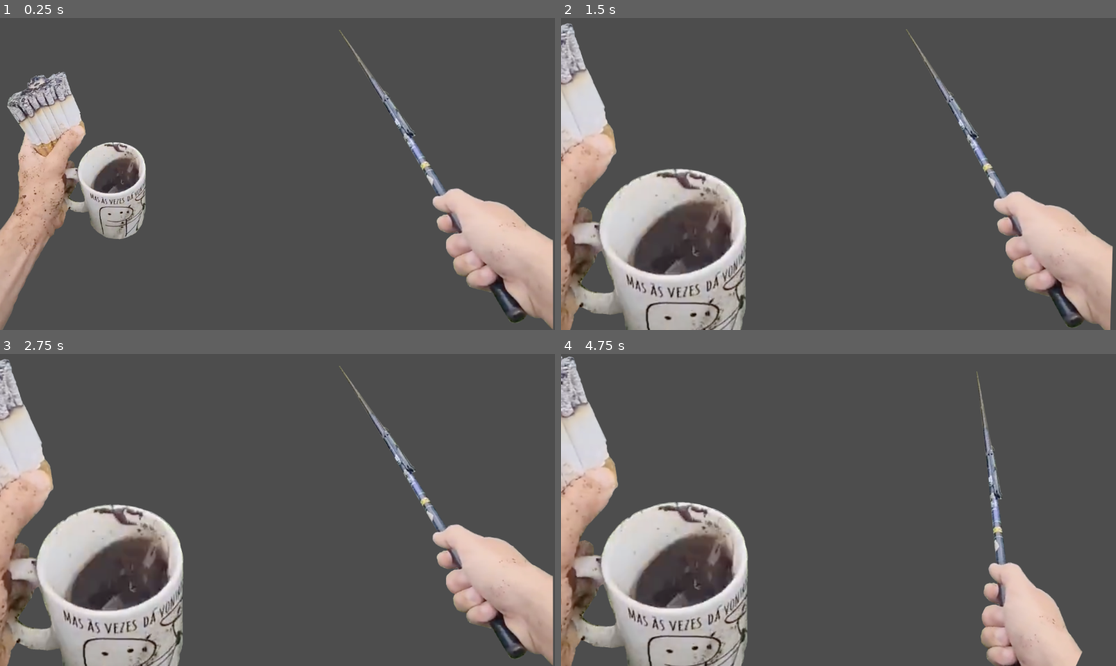
Above: before the commit, frames 1-4 (two rows, left to right).
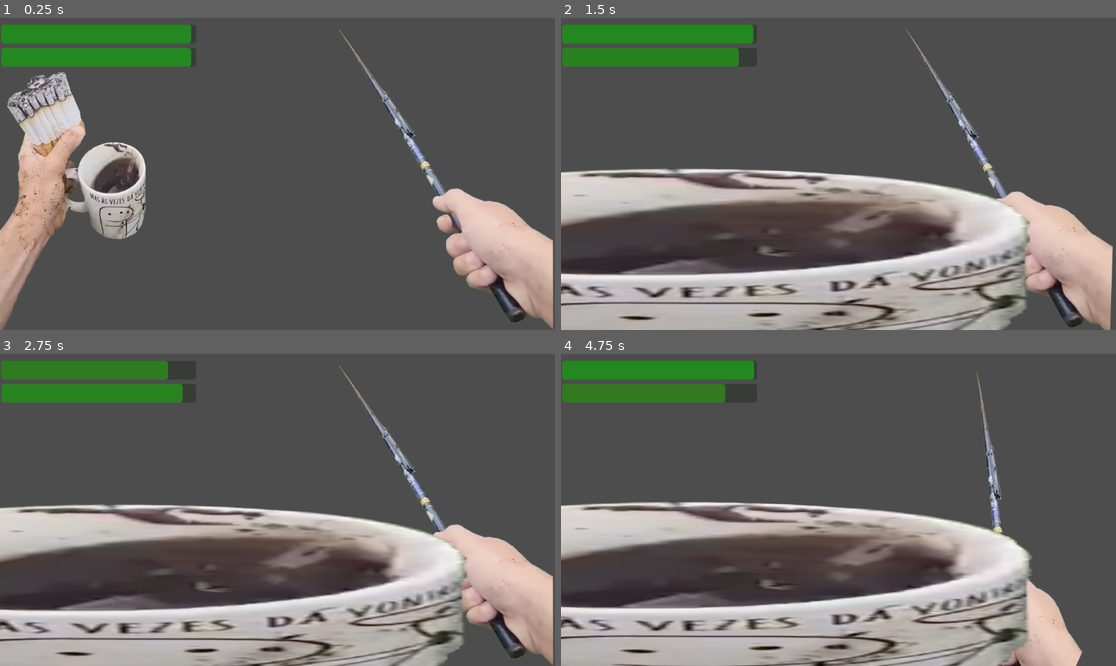
Above: after the commit, the same moments.

Repository: Keenan-Nicholson/chain-smoking-n-fishin-sim
Game: Godot game, scene res://scenes/levels/fishin.tscn
The game is run twice, just before and just after one commit, with the same random seed, the same clock (stepped at 60 frames per second) and the same inputs.
Inputs:
- Up to frame 1 (0.25 s): no input
- Up to frame 2 (1.5 s): tap Enter (ui_accept) at 0.5, 0.77 s; hold D 0.53-1.28 s; hold S from 1.28 s (still down)
- Up to frame 3 (2.75 s): tap Enter (ui_accept) at 1.52 s; release S at 2.03 s; hold D from 2.03 s (still down)
- Up to frame 4 (4.75 s): tap Enter (ui_accept) at 3.02, 3.77, 4.52 s; release D at 3.53 s; hold S from 3.53 s (still down)

The runs differ from the first frame. In frame 1, 4.1% of the frame differs, in the area x 0-35%, y 2-16%; in frame 2, 36%; in frame 3, 36%; in frame 4, 37%, in the area x 0-85%, y 0-100%.

Commit message:
hp bars and regen

Diff:
--- a/scenes/cigs_sprite.gd
+++ b/scenes/cigs_sprite.gd
@@ -3,6 +3,10 @@
 var original_position = Vector2.ZERO
 var original_scale = Vector2.ZERO
 var shake_intensity = 5.0
+var key_cooldown = 1.0
+var last_s_key_press_time = 0.0
+var last_d_key_press_time = 0.0
+
 @onready var drag = $"../Drag"
 @onready var sip = $"../Sip"
 
@@ -18,14 +22,23 @@
 
 func _input(_event: InputEvent) -> void:
 	# smoke
-	if Input.is_key_pressed(KEY_S):
-		scale.x = lerp(0,1,1)
-		scale.y = lerp(1,0,0)
-		drag.play()
+	if Input.is_key_pressed(KEY_S) and not Input.is_key_pressed(KEY_D):
+		var current_s_time = Time.get_ticks_msec() / 1000.0  # Get time in seconds
+		if current_s_time - last_s_key_press_time >= key_cooldown:
+			scale.x = lerp(0,1,5)
+			scale.y = lerp(1,0,0)
+			drag.play()
+			last_s_key_press_time = current_s_time
+
 	# sip
-	if Input.is_key_pressed(KEY_D):
-		scale.x = lerp(0,1,1)
-		scale.y = lerp(1,0,0)
-		sip.play()
+	if Input.is_key_pressed(KEY_D) and not Input.is_key_pressed(KEY_S):
+		var current_d_time = Time.get_ticks_msec() / 1000.0  # Get time in seconds
+		if current_d_time - last_d_key_press_time >= key_cooldown:
+			scale.x = lerp(0,1,5)
+			scale.y = lerp(1,0,0)
+			sip.play()
+			last_d_key_press_time = current_d_time
+
+
 	if not (Input.is_key_pressed(KEY_D) or Input.is_key_pressed((KEY_S))):
 		scale = original_scale
--- a/scenes/fishin.gd
+++ b/scenes/fishin.gd
@@ -1,7 +1,15 @@
 extends Node2D
+var smoke_hp = 100
+var drink_hp = 100
+var timer = Timer.new()
+var bar_speed = 10
+var key_cooldown = 1.0
+var last_s_key_press_time = 0.0
+var last_d_key_press_time = 0.0
 
-var timer = Timer.new()
 @onready var cough = $CiggyCough
+@onready var smoke_hp_bar = $CanvasLayer/SmokeBar
+@onready var drink_hp_bar = $CanvasLayer/DrinkBar
 
 func _ready():
 	cough.play()
@@ -9,13 +17,46 @@
 	timer.timeout.connect(_on_timer_timeout)
 	start_timer()
 
-func _process(_delta: float) -> void:
-	pass
+	smoke_hp_bar.value = smoke_hp
+	drink_hp_bar.value = drink_hp
+
+func _process(delta: float) -> void:
+	smoke_hp -= bar_speed * delta
+	smoke_hp_bar.value = smoke_hp
+
+	drink_hp -= bar_speed * delta
+	drink_hp_bar.value = drink_hp
+
+	update_bar_color(smoke_hp_bar, smoke_hp)
+	update_bar_color(drink_hp_bar, drink_hp)
 
 func start_timer():
 	timer.wait_time = randi_range(10,30)
-	print(timer.get_wait_time())
 	timer.start()
 
 func _on_timer_timeout():
 	cough.play()
+
+func _input(_event: InputEvent) -> void:
+	if Input.is_key_pressed(KEY_S) and not Input.is_key_pressed(KEY_D):
+		var current_s_time = Time.get_ticks_msec() / 1000.0
+		if current_s_time - last_s_key_press_time >= key_cooldown:
+			if smoke_hp >= 80:
+				smoke_hp = 100
+			else:
+				smoke_hp += 20
+			last_s_key_press_time = current_s_time
+
+	if Input.is_key_pressed(KEY_D) and not Input.is_key_pressed(KEY_S):
+		var current_d_time = Time.get_ticks_msec() / 1000.0
+		if current_d_time - last_d_key_press_time >= key_cooldown:
+			if drink_hp >= 80:
+				drink_hp = 100
+			else:
+				drink_hp += 20
+			last_d_key_press_time = current_d_time
+
+func update_bar_color(bar: ProgressBar, value: float) -> void:
+	var hp_ratio = clamp(value / 100.0, 0, 1)  # Normalize between 0 and 1
+	var color = Color(1.0 - hp_ratio, hp_ratio, 0)  # Red to green transition
+	bar.modulate = color
--- a/scenes/levels/fishin.tscn
+++ b/scenes/levels/fishin.tscn
@@ -27,14 +27,38 @@
 
 [node name="CiggyCough" type="AudioStreamPlayer" parent="."]
 stream = ExtResource("4_7lpk6")
+volume_db = -10.0
 
 [node name="Drag" type="AudioStreamPlayer" parent="."]
 stream = ExtResource("6_ku20n")
+volume_db = -10.0
 
 [node name="Sip" type="AudioStreamPlayer" parent="."]
 stream = ExtResource("7_hnipi")
+volume_db = -10.0
 
-[node name="AudioStreamPlayer" type="AudioStreamPlayer" parent="."]
+[node name="FunkyBeat" type="AudioStreamPlayer" parent="."]
 stream = ExtResource("9_d6gu0")
+volume_db = -10.0
 autoplay = true
 parameters/looping = true
+
+[node name="CanvasLayer" type="CanvasLayer" parent="."]
+
+[node name="SmokeBar" type="ProgressBar" parent="CanvasLayer"]
+offset_left = 3.0
+offset_top = 14.0
+offset_right = 407.0
+offset_bottom = 53.0
+value = 100.0
+show_percentage = false
+
+[node name="DrinkBar" type="ProgressBar" parent="CanvasLayer"]
+offset_left = 3.0
+offset_top = 62.0
+offset_right = 407.0
+offset_bottom = 101.0
+theme_override_colors/font_color = Color(1, 0, 0, 1)
+theme_override_colors/font_outline_color = Color(0, 0, 0, 1)
+value = 100.0
+show_percentage = false
